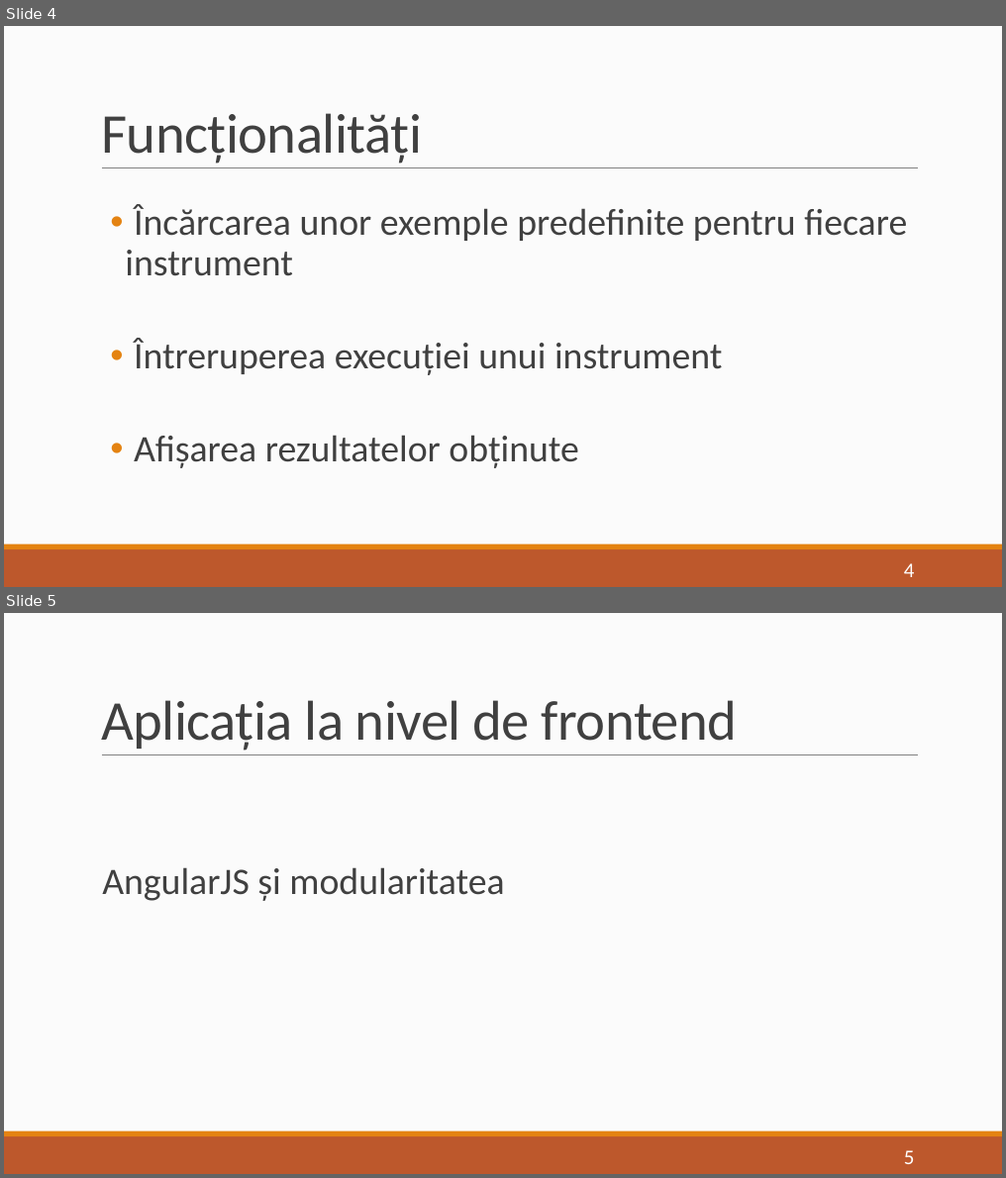
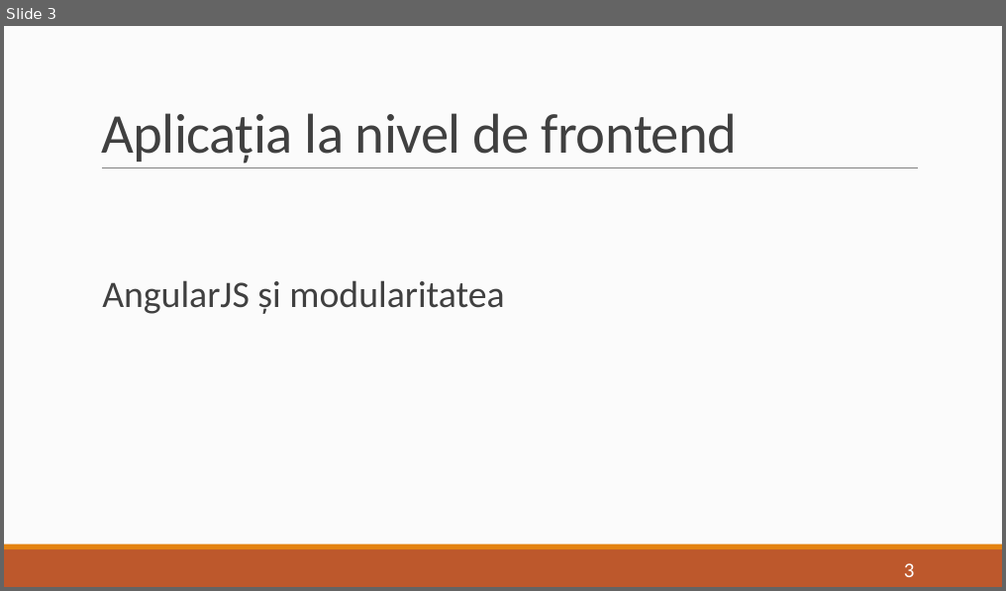
Before and after one commit to oana-a/Licenta2017, a slide deck: Licenta2017AnghelacheOana-Iuliana/Prezentare.pptx. Shown one above the other, each under a label of ours: slides 4 and 5 before the commit, slide 3 after it. The pictures are 1006x1178 and 1006x591 pixels, drawn with LibreOffice and Linux fonts; fonts in the diff are those of the drawing. Boxes give left, top, right and bottom in pixels: in the first picture for what was removed or moved away, otherwise in the second. Text is boxed around its words. In the diff, an @@ line names an element or a change of style, - is before the commit and + after.

```diff
--- a/Licenta2017AnghelacheOana-Iuliana/Prezentare.pptx
+++ b/Licenta2017AnghelacheOana-Iuliana/Prezentare.pptx
@@ slide 4 removed at [4, 26, 1002, 587], background #FCFCFC; not listed: 3 template elements that a slide beside it also shows @@
@@ title removed at [101, 113, 422, 164] @@
-Funcționalități
@@ text removed at [125, 204, 907, 469] @@
-  • Încărcarea unor exemple predefinite pentru fiecare instrument
-  • Întreruperea execuției unui instrument
-  • Afișarea rezultatelor obținute
@@ page number removed at [904, 564, 915, 577] @@
-4
@@ what was slide 5 is now slide 3 @@
@@ page number at [904, 564, 915, 577]: text changed @@
-5
+3
```
Also in this commit, not shown: 1 slide changed, 1 slide added, 2 other slides removed.
